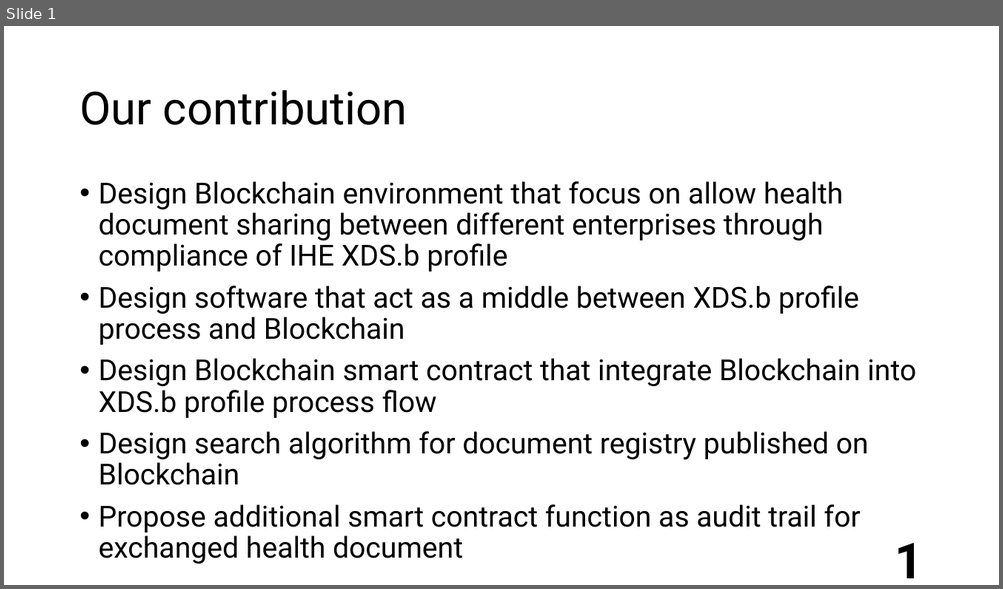
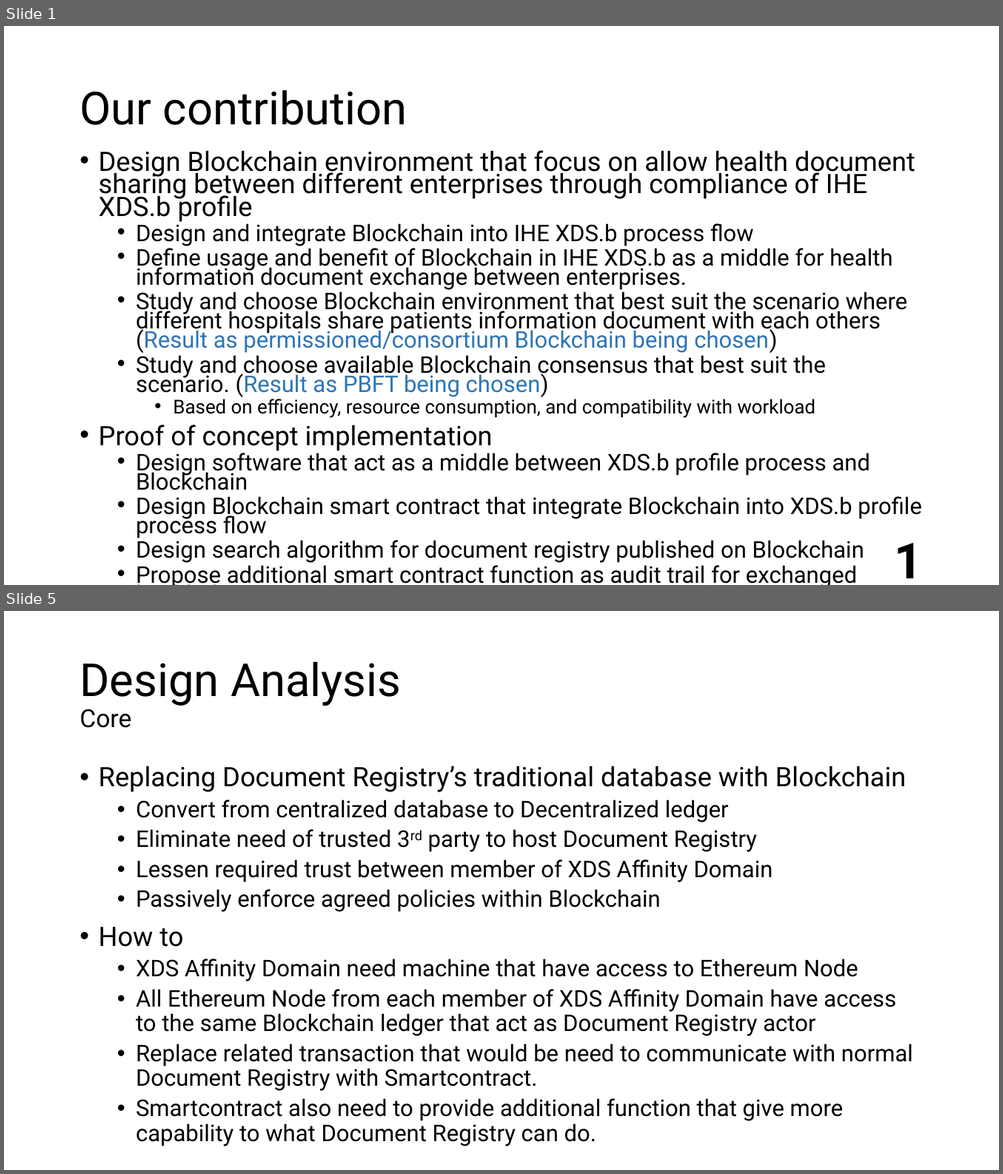
Before and after one commit to semiangel/XDSchain, a slide deck: Progress/Contribution.pptx. Shown one above the other, each under a label of ours: slide 1 before the commit, slides 1 and 5 after it; the slides between them are not shown. The pictures are 1003x589 and 1003x1174 pixels, drawn with LibreOffice and Linux fonts; fonts in the diff are those of the drawing; background and template pictures are left out. Boxes give left, top, right and bottom in pixels: in the first picture for what was removed or moved away, otherwise in the second. Text is boxed around its words. In the diff, an @@ line names an element or a change of style, - is before the commit and + after.

```diff
--- a/Progress/Contribution.pptx
+++ b/Progress/Contribution.pptx
@@ slide 5 added at bbox=[4, 611, 999, 1170], background picture (left out) @@
@@ title added at bbox=[79, 661, 401, 728], 44 pt, text #000000 @@
+Design Analysis
+Core
@@ text added at bbox=[99, 766, 913, 1122], 22.2 pt, text #000000 @@
+• Replacing Document Registry’s traditional database with Blockchain
+  • Convert from centralized database to Decentralized ledger
+  • Eliminate need of trusted 3rd party to host Document Registry
+  • Lessen required trust between member of XDS Affinity Domain
+  • Passively enforce agreed policies within Blockchain
+• How to
+  • XDS Affinity Domain need machine that have access to Ethereum Node
+  • All Ethereum Node from each member of XDS Affinity Domain have access to the same Blockchain ledger that act as Document Registry actor
+  • Replace related transaction that would be need to communicate with normal Document Registry with Smartcontract.
+  • Smartcontract also need to provide additional function that give more capability to what Document Registry can do.
@@ slide 1 changed as well @@
@@ text "Design Blockchain environment that focus ...": place and size @@
-text "Design Blockchain environment that focus ..." at bbox=[99, 181, 916, 533]
+text "Design Blockchain environment that focus ..." at bbox=[99, 150, 922, 585]
@@ text at bbox=[99, 150, 922, 585]: size 28 to 25.9 pt in "Design Blockchain environment that focus on allow ..."; size 28 to 22.2 pt in "Design software that act as a middle ...", "Design Blockchain smart contract that integrate Blockchain ...", "Design search algorithm for document registry published ...", "Propose additional smart contract function as audit ..."; line spacing 0.9 to 0.7; list level 1 to 2 in "Design software that act as ..."; list level 1 to 2 in "Design Blockchain smart contract that ..."; list level 1 to 2 in "Design search algorithm for document ..."; list level 1 to 2 in "Propose additional smart contract function ..." @@
@@ text at bbox=[99, 221, 908, 452]: paragraphs added @@
+  • Design and integrate Blockchain into IHE XDS.b process flow
+  • Define usage and benefit of Blockchain in IHE XDS.b as a middle for health information document exchange between enterprises.
+  • Study and choose Blockchain environment that best suit the scenario where different hospitals share patients information document with each others (Result as permissioned/consortium Blockchain being chosen)
+  • Study and choose available Blockchain consensus that best suit the scenario. (Result as PBFT being chosen)
+    • Based on efficiency, resource consumption, and compatibility with workload
+• Proof of concept implementation
```
Also in this commit, not shown: 35 other slides added.
